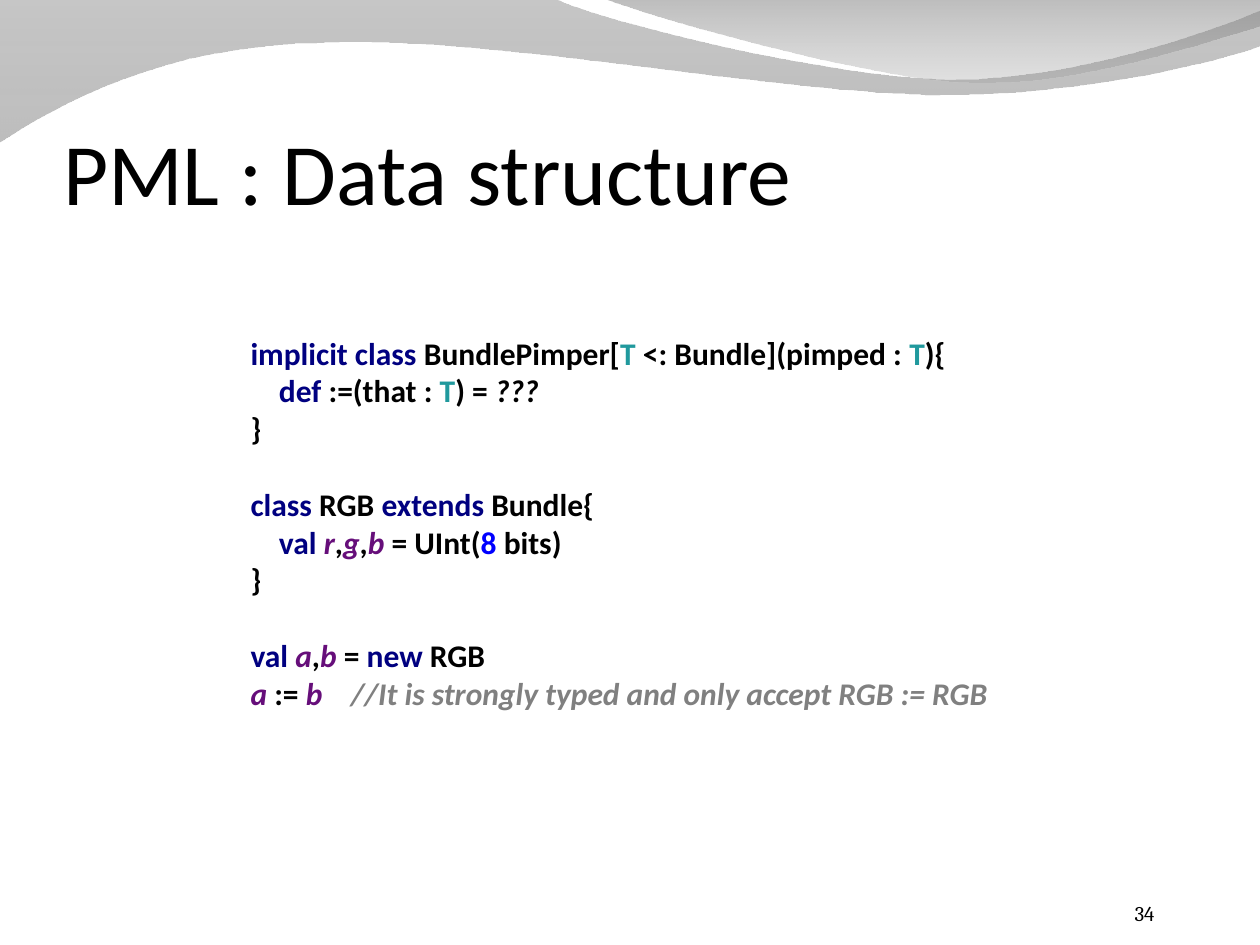
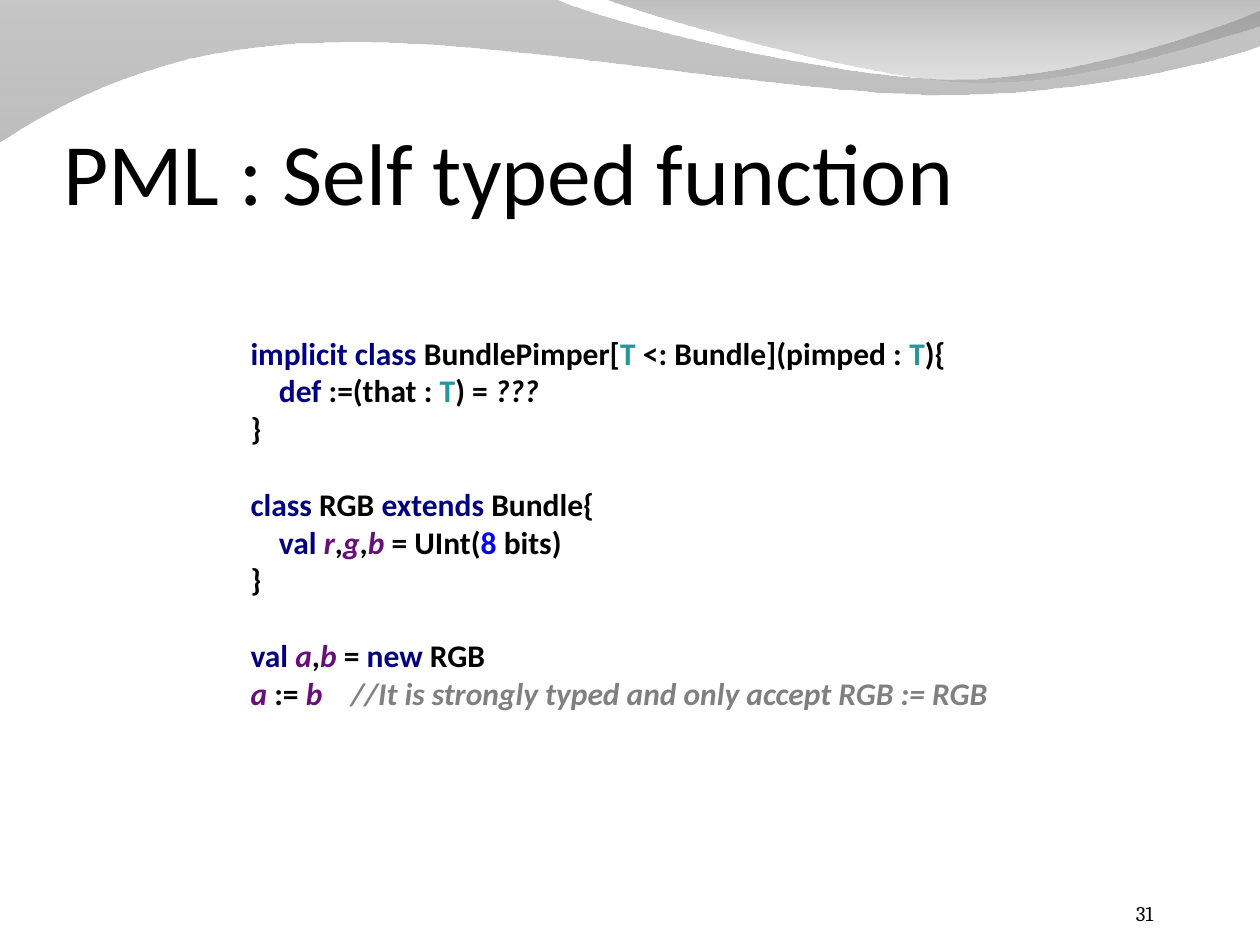
Before and after one commit to SpinalHDL/SpinalDoc, a slide deck: slide 31 of presentation/en/presentation_dsl.odp (slide 34 before the commit). Drawn at 1260x945 pixels with LibreOffice and Linux fonts; fonts in the diff are those of the drawing; background and template pictures are left out. Boxes give left, top, right and bottom in pixels: in the first picture for what was removed or moved away, otherwise in the second. Text is boxed around its words. In the diff, an @@ line names an element or a change of style, - is before the commit and + after.

```diff
--- a/presentation/en/presentation_dsl.odp
+++ b/presentation/en/presentation_dsl.odp
@@ title at <box>63,144,953,219</box>: text changed @@
-PML : Data structure
+PML : Self typed function
@@ page number at <box>1136,907,1153,921</box>: text changed @@
-34
+31
```
Also in this commit, not shown: 6 other slides changed, 1 slide added, 13 slides removed, 1 other file.
